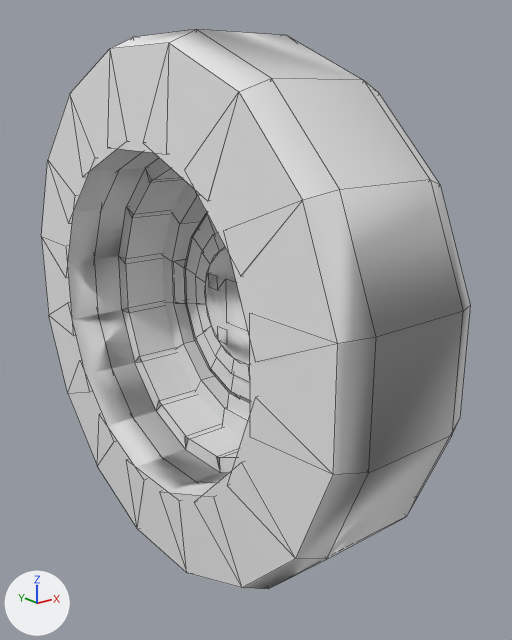
Before and after pictures for a commit that changed the OBJ model mccore/src/main/resources/assets/ivv/objmodels/parts/bigtirewornbudd.obj.
The view is the same before and after, from a 50 mm camera at (-0.766, -1.089, 0.398) aimed at (0.061, -0.055, -0.016). Lighting does not change. The marker at lower left points along +X, +Y and +Z. Mesh edges are drawn as thin lines. Where no turn or scale is listed for an object, it has been applied to the vertices.

Objects in the first picture: 'rim', 'tire'.
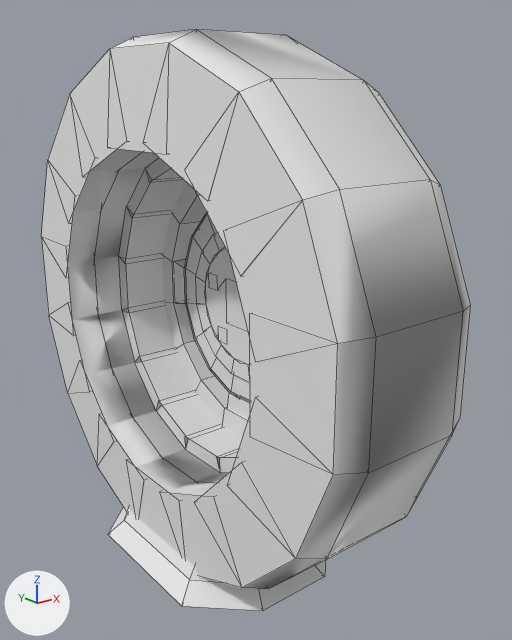
Diff of the bpy script that builds the scene:
```diff
--- a/mccore/src/main/resources/assets/ivv/objmodels/parts/bigtirewornbudd.obj.py
+++ b/mccore/src/main/resources/assets/ivv/objmodels/parts/bigtirewornbudd.obj.py
@@ mat_m_1d458b9e_e5d0_72b7_b3ba_fa26a31e8501 @@
+mat_m_1d458b9e_e5d0_72b7_b3ba_fa26a31e8501 = principled_material('m_1d458b9e-e5d0-72b7-b3ba-fa26a31e8501')
+mat_m_1d458b9e_e5d0_72b7_b3ba_fa26a31e8501.base_color = (0.8, 0.8, 0.8)  # white #e7e7e7
+mat_m_1d458b9e_e5d0_72b7_b3ba_fa26a31e8501.roughness = 1.0
@@ me_flat @@
+me_flat.from_pydata(...)  # 26 vertices, 32 faces; spans x -0.188..0.188, y -0.25..0.25, z -0.5..-0.437
+me_flat.materials.append(mat_m_1d458b9e_e5d0_72b7_b3ba_fa26a31e8501)  # white #e7e7e7
@@ ob_flat @@
+ob_flat = bpy.data.objects.new('flat', me_flat)
+ob_flat.location = (0.0, 0.0, 0.0)
```

Pixel boxes (x1, y1, x2, y2) of what changed, in the pictures (512 x 640 px):
'flat', added: after (108, 507, 326, 611)
